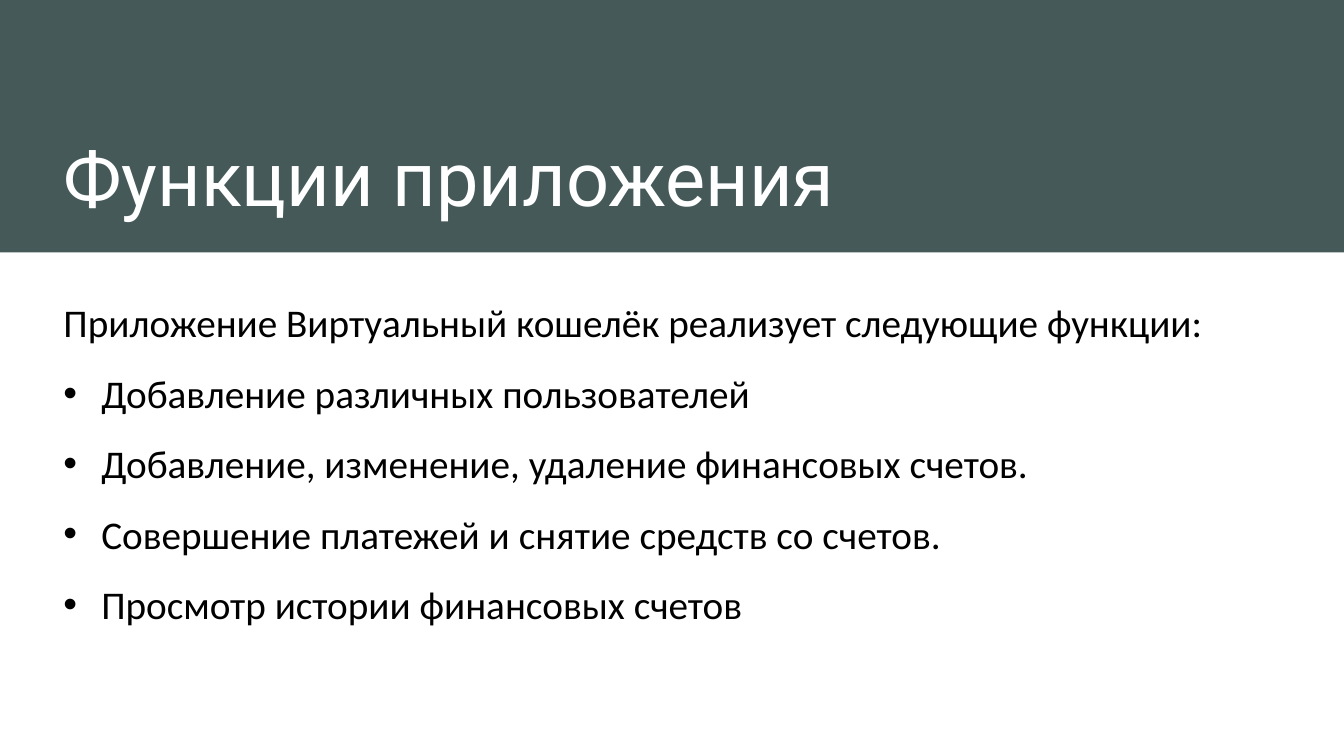
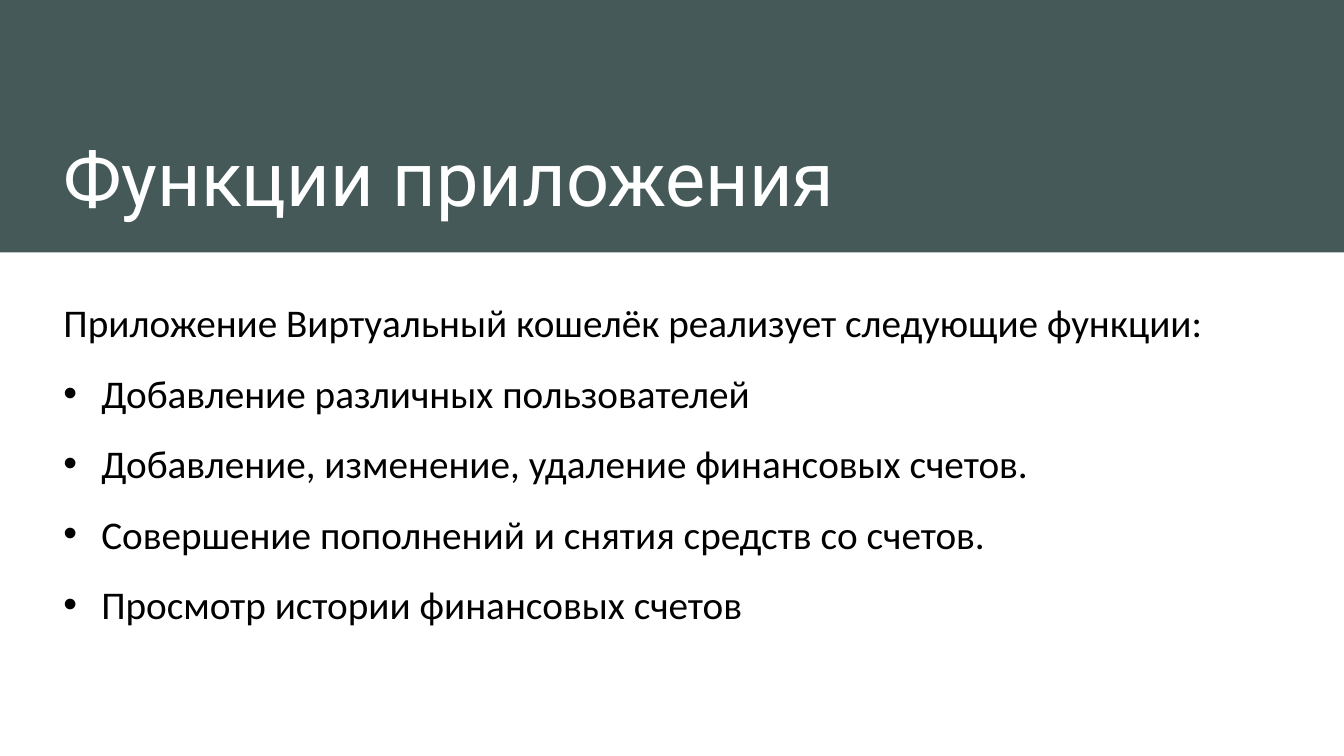
Before and after one commit to Ha4trueKa4/Qt_Project_VirtualWallet, a slide deck: slide 3 of Презентация.pptx (slide 5 before the commit). Drawn at 1344x756 pixels with LibreOffice and Linux fonts; fonts in the diff are those of the drawing. Boxes give left, top, right and bottom in pixels: in the first picture for what was removed or moved away, otherwise in the second. Text is boxed around its words. In the diff, an @@ line names an element or a change of style, - is before the commit and + after.

```diff
--- a/Презентация.pptx
+++ b/Презентация.pptx
@@ text at [101, 522, 985, 556]: text changed @@
-• Совершение платежей и снятие средств со счетов.
+• Совершение пополнений и снятия средств со счетов.
```
Also in this commit, not shown: 7 other slides changed, 4 slides added, 1 slide removed, 24 other files.
